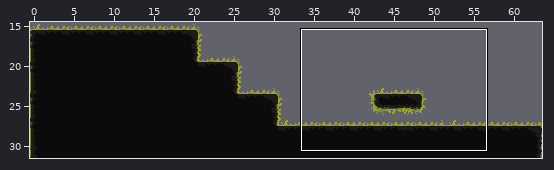
Tiled map -- Tiled/Map2.tmx. The picture above shows the old version from afar; the outline marks the close-up.
Close-up. Old version:
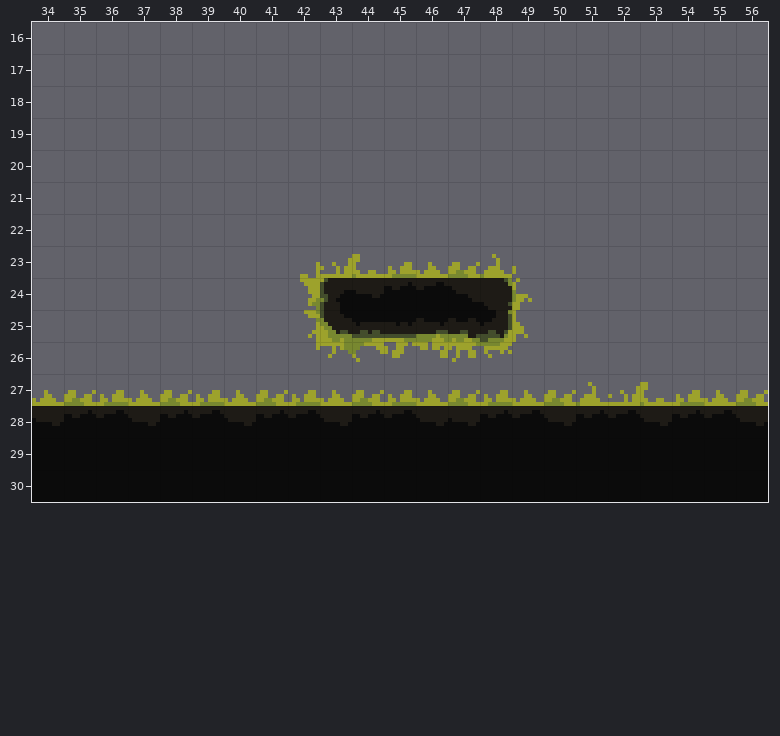
Cells are 8x8 px. Shown: x 34..56, y 16..30.
And afterwards:
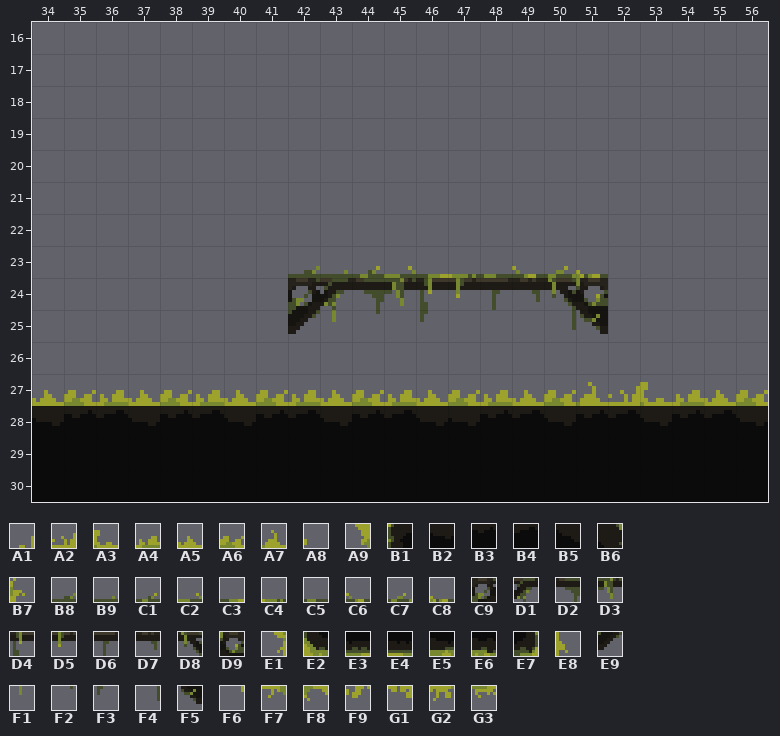
Key: from "Matinho Tileset": A1 147, A2 148, A3 149, A4 150, A5 151, A6 152, A7 153, A8 154, A9 195, B1 196, B2 197, B3 198, B4 199, B5 200, B6 201, B7 202, B8 350, B9 351, C1 352, C2 353, C3 354, C4 355, C5 356, C6 357, C7 358, C8 359, C9 398, D1 399, D2 400, D3 401, D4 402, D5 403, D6 404, D7 405, D8 406, D9 407, E1 435, E2 436, E3 437, E4 438, E5 439, E6 440, E7 441, E8 442, E9 446, F1 447, F2 448, F3 450, F4 454, F5 455, F6 483, F7 484, F8 485, F9 486, G1 487, G2 488, G3 489.
__ is an empty cell.
The edit:
{"where": "layer \"Ground\""}
{"y":23,"x":42,"old":"A1 A2 A3 A4 A5 A6 A7 A8 __ __","new":"B8 B9 C1 C2 C3 C4 C5 C6 C7 C8"}
{"y":24,"x":42,"old":"A9 B1 B2 B3 B4 B5 B6 B7 __ __","new":"C9 D1 D2 D3 D4 D5 D6 D7 D8 D9"}
{"y":25,"x":42,"old":"E1 E2 E3 E4 E5 E6 E7 E8 __ __","new":"E9 F1 F2 __ F3 __ __ __ F4 F5"}
{"y":26,"x":42,"old":"F6 F7 F8 F9 G1 G2 G3","new":"__ __ __ __ __ __ __"}
{"label":"changed","picture_box":[288,254,608,362]}
